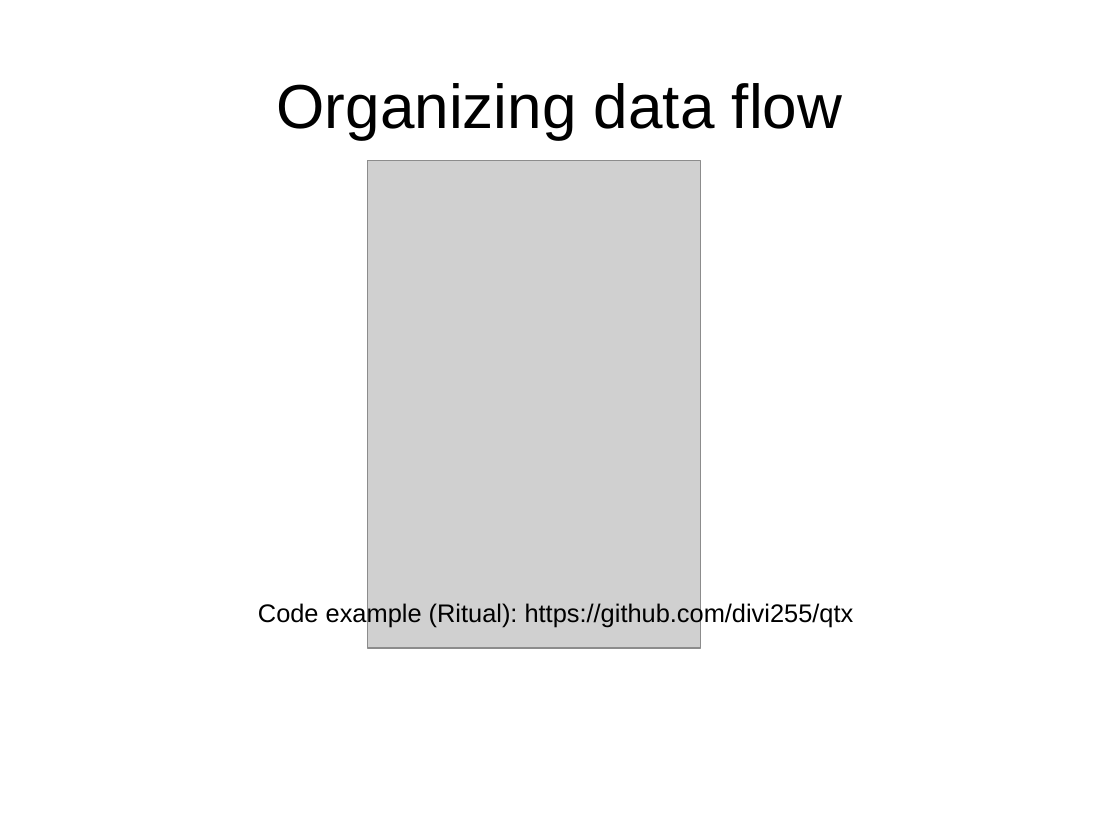
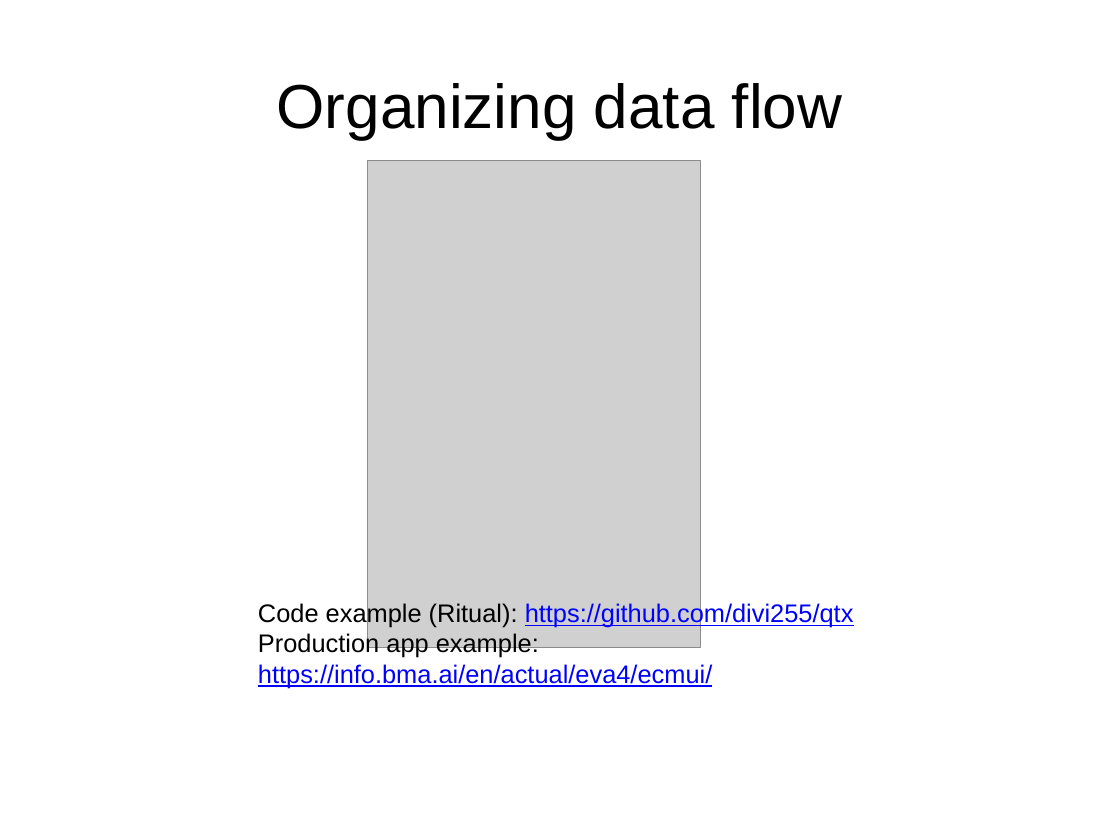
Before and after one commit to divi255/qtx, a slide deck: slide 6 of pres.pptx (slide 7 before the commit). Drawn at 1120x840 pixels with LibreOffice and Linux fonts; fonts in the diff are those of the drawing; grey boxes stand for pictures; background and template pictures are left out. Boxes give left, top, right and bottom in pixels: in the first picture for what was removed or moved away, otherwise in the second. Text is boxed around its words. In the diff, an @@ line names an element or a change of style, - is before the commit and + after.

```diff
--- a/pres.pptx
+++ b/pres.pptx
@@ text at bbox=[258, 601, 854, 627]: text colour #000000 to #0000FF, underline on in "https://github.com/divi255/qtx" @@
@@ text at bbox=[258, 632, 712, 688]: paragraph added @@
+Production app example: https://info.bma.ai/en/actual/eva4/ecmui/
```
Also in this commit, not shown: 4 other slides changed, 1 slide removed.
